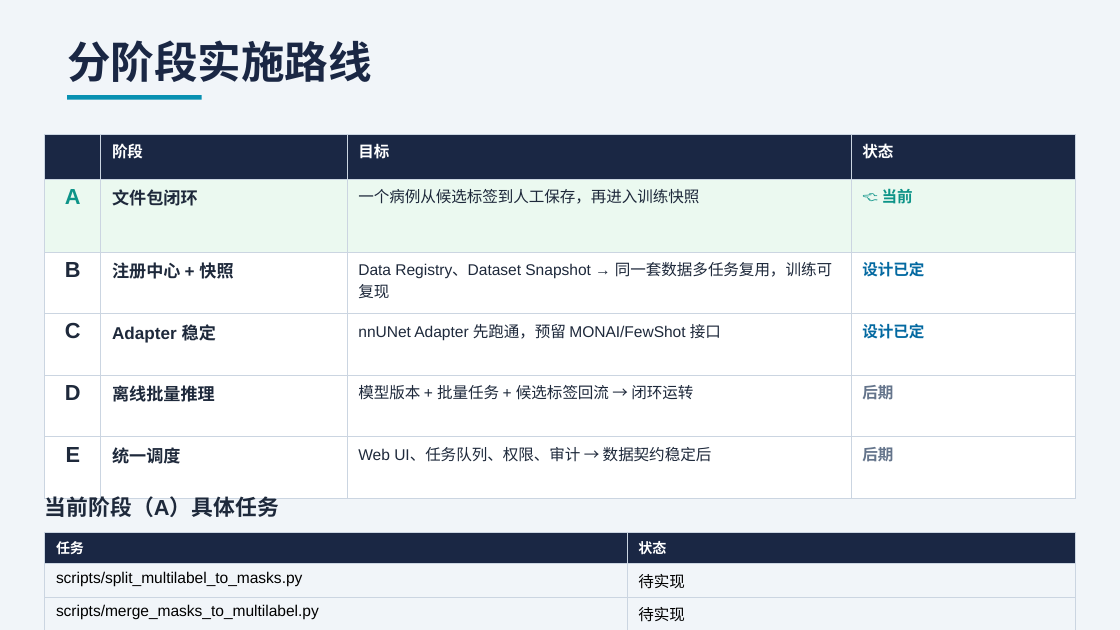
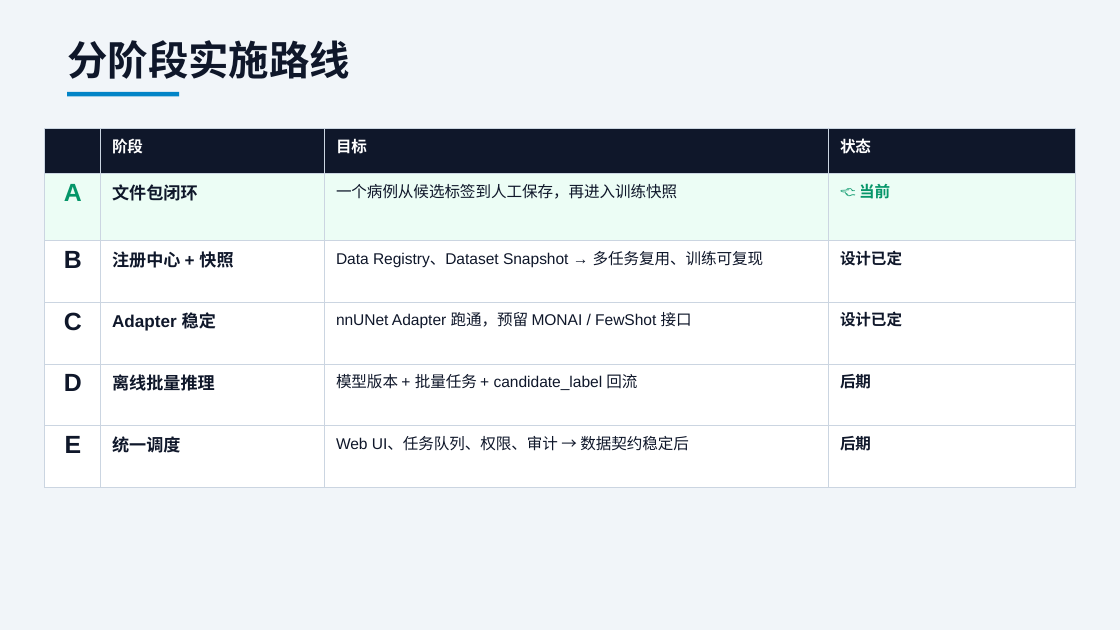
Before and after one commit to ShijianRuan/SegmentationPlatform, a slide deck: slide 12 of SegmentationPlatform_Architecture.pptx. Drawn at 1120x630 pixels with LibreOffice and Linux fonts; fonts in the diff are those of the drawing. Boxes give left, top, right and bottom in pixels: in the first picture for what was removed or moved away, otherwise in the second. Text is boxed around its words. In the diff, an @@ line names an element or a change of style, - is before the commit and + after.

Commit message:
fix: 修复 PPT 设计和格式问题 - 重写排版、配色、表格修复

```diff
--- a/SegmentationPlatform_Architecture.pptx
+++ b/SegmentationPlatform_Architecture.pptx
@@ text "分阶段实施路线" at [67, 40, 350, 79]: size 28 to 26 pt, text colour #1A2744 to #0F172A @@
@@ rectangle: place and size @@
-rectangle at [67, 95, 202, 100]
+rectangle at [67, 92, 179, 96]
@@ rectangle at [67, 92, 179, 96]: fill #0891B2 to #0284C7 @@
@@ table at [45, 129, 1075, 457] @@
-row 3, column 3: Data Registry、Dataset Snapshot → 同一套数据多任务复用，训练可复现
+row 3, column 3: Data Registry、Dataset Snapshot → 多任务复用、训练可复现
-row 4, column 3: nnUNet Adapter 先跑通，预留 MONAI/FewShot 接口
+row 4, column 3: nnUNet Adapter 跑通，预留 MONAI / FewShot 接口
-row 5, column 3: 模型版本 + 批量任务 + 候选标签回流 → 闭环运转
+row 5, column 3: 模型版本 + 批量任务 + candidate_label 回流
@@ fill #1A2744 to #0F172A in row 1 @@
@@ fill #EBF9F0 to #ECFDF5 in row 2 @@
@@ size 14 to 16 pt in "A", "B", "C", "D" and 1 more places @@
@@ text colour #0D9488 to #059669 in "A", "👈 当前" @@
@@ text colour #1E293B to #0F172A in "文件包闭环", "一个病例从候选标签到人工保存，再进入训练快照", "B", "注册中心 + 快照" and 7 more places @@
@@ text colour #0369A1 to #0F172A in "设计已定", "设计已定" @@
@@ text colour #64748B to #0F172A in "后期", "后期" @@
@@ table: place and size @@
-table at [45, 134, 1075, 468]
+table at [45, 129, 1075, 457]
@@ text removed at [45, 496, 279, 517] @@
-当前阶段（A）具体任务
@@ table removed at [45, 532, 1075, 630], 6 rows, 2 columns @@
-任务 | 状态
-scripts/split_multilabel_to_masks.py | 待实现
-scripts/merge_masks_to_multilabel.py | 待实现
-scripts/check_geometry.py | 待实现
-scripts/package_case.py | 待实现
-scripts/hash_package.py / check_case_package.py | ✅ 已完成
```
Also in this commit, not shown: 13 other slides changed, 1 slide added, 1 slide removed, 2 other files.
